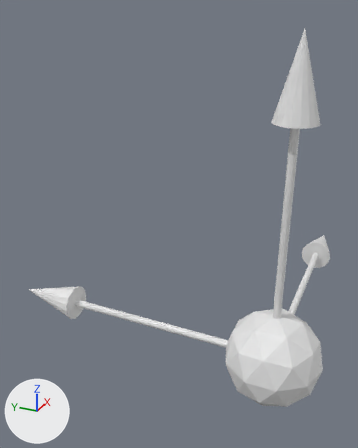
The Blender file JMESimpleExamples/assets/Models/simpleEditor/manipulators/manipulators.blend as it was, and as the next commit left it.
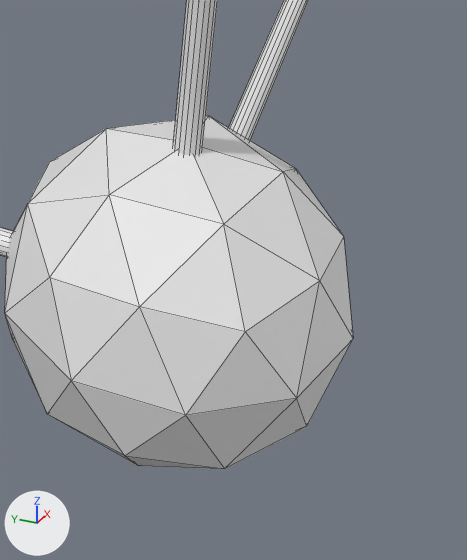
Each version appears first whole from a camera (50 mm lens) standing at (-1.308, -0.253, 1.066) and looking at (0.31, 0.475, 0.257), and next in a close-up on the part from 63% to 99% of the width and 62% to 97% of the height. Every picture has the same lights, and +X, +Y and +Z are marked at lower left. The close-ups show mesh edges as thin lines. Objects named as collision shapes, trigger or cutter boxes, shadow casters or lower levels of detail are left out.

In view in the first close-up: 'Icosphere', 'move_x', 'move_z'.
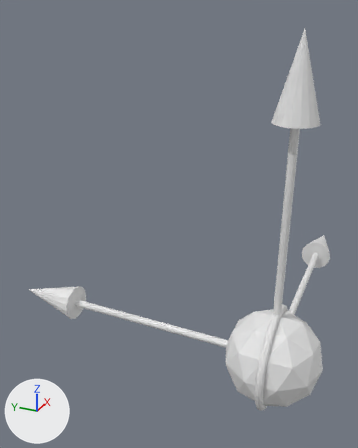
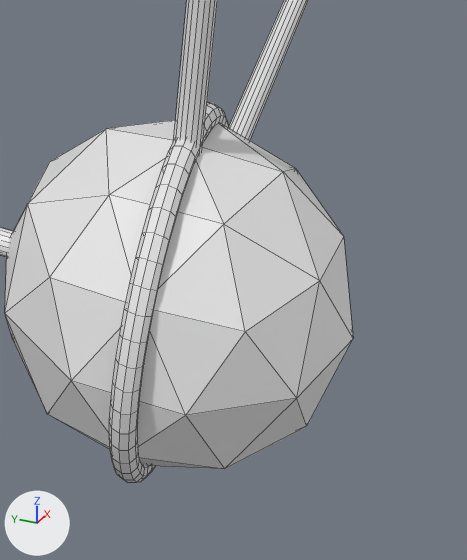
The change, as a diff of the scene's bpy script:
```diff
--- a/JMESimpleExamples/assets/Models/simpleEditor/manipulators/manipulators.blend.py
+++ b/JMESimpleExamples/assets/Models/simpleEditor/manipulators/manipulators.blend.py
@@ me_move_view @@
+me_move_view.from_pydata(...)  # a torus around y (ring radius 0.161, tube radius 0.012) spanning x -0.173..0.173, y -0.012..0.012, z -0.173..0.173
@@ ob_move_view @@
+ob_move_view = bpy.data.objects.new('move_view', me_move_view)
+ob_move_view.location = (0.0, 0.0, 0.0)
```

Boxes [x1, y1, x2, y2] around the edits, measured in the close-ups (467 x 560 px):
'move_view', added
    after: [109, 102, 229, 483]
'move_z', unchanged, covered by the edit
    before: [173, 0, 217, 155]
    after: [0, 228, 13, 258]
'move_y', unchanged, uncovered by the edit
    before: [0, 228, 13, 258]
    after: [174, 0, 217, 154]
